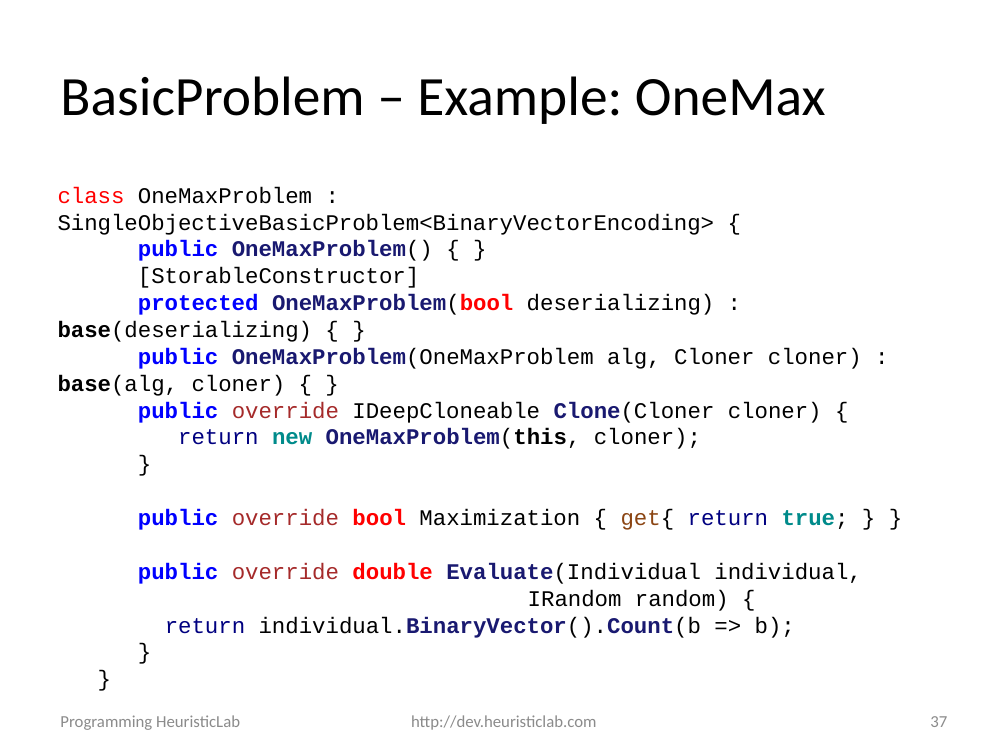
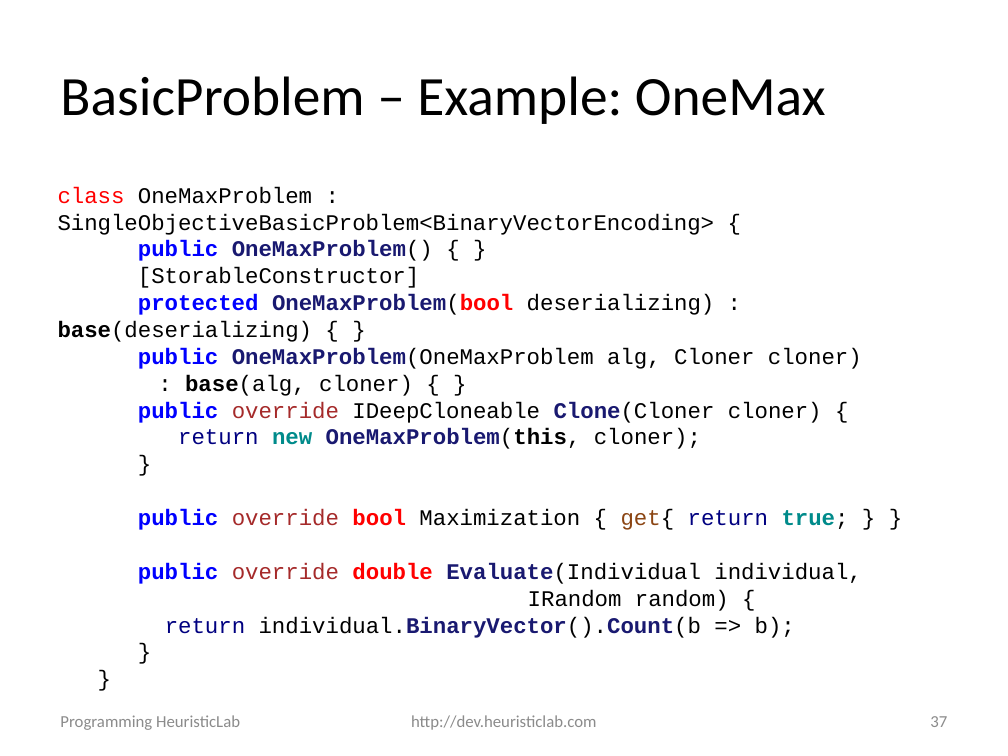
Before and after one commit to heal-research/HeuristicLab, a slide deck: slide 37 of documentation/Tutorials/Programming HeuristicLab - Algorithms and Problems.pptx. Drawn at 1008x756 pixels with LibreOffice and Linux fonts; fonts in the diff are those of the drawing; background and template pictures are left out. Boxes give left, top, right and bottom in pixels: in the first picture for what was removed or moved away, otherwise in the second. Text is boxed around its words. In the diff, an @@ line names an element or a change of style, - is before the commit and + after.

```diff
--- a/documentation/Tutorials/Programming HeuristicLab - Algorithms and Problems.pptx
+++ b/documentation/Tutorials/Programming HeuristicLab - Algorithms and Problems.pptx
@@ text at bbox=[58, 187, 862, 584]: text changed @@
-class OneMaxProblem : SingleObjectiveBasicProblem<BinaryVectorEncoding> {
-public OneMaxProblem() { }
-[StorableConstructor]
-protected OneMaxProblem(bool deserializing) : base(deserializing) { }
-public OneMaxProblem(OneMaxProblem alg, Cloner cloner) : base(alg, cloner) { }
-public override IDeepCloneable Clone(Cloner cloner) {
-return new OneMaxProblem(this, cloner);
-}
-public override bool Maximization { get{ return true; } }
-public override double Evaluate(Individual individual,
+class OneMaxProblem : SingleObjectiveBasicProblem<BinaryVectorEncoding> {
+public OneMaxProblem() { }
+[StorableConstructor]
+protected OneMaxProblem(bool deserializing) : base(deserializing) { }
+public OneMaxProblem(OneMaxProblem alg, Cloner cloner)
+: base(alg, cloner) { }
+public override IDeepCloneable Clone(Cloner cloner) {
+return new OneMaxProblem(this, cloner);
+}
+public override bool Maximization { get{ return true; } }
+public override double Evaluate(Individual individual,
```
Also in this commit, not shown: 4 other slides changed, 1 other file.
